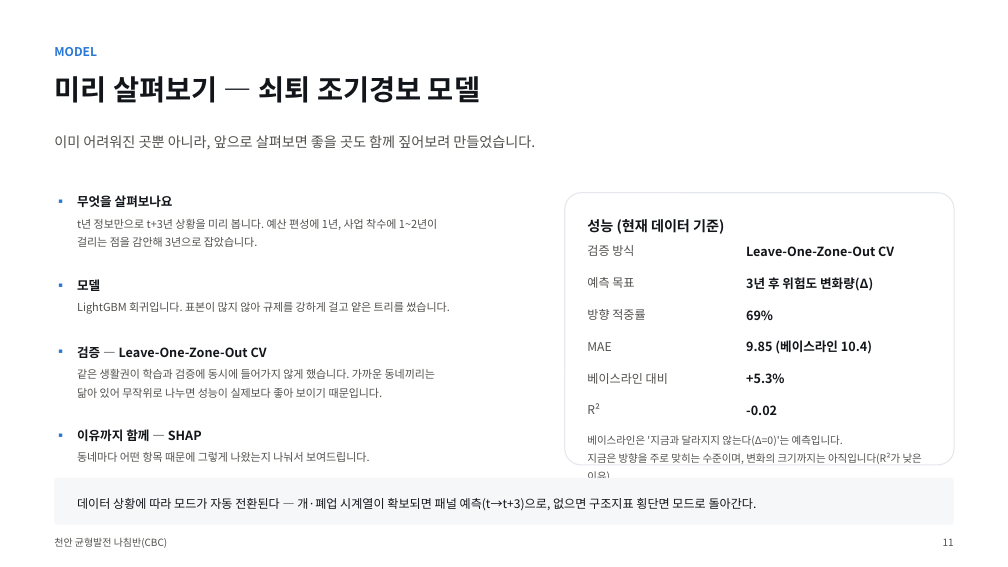
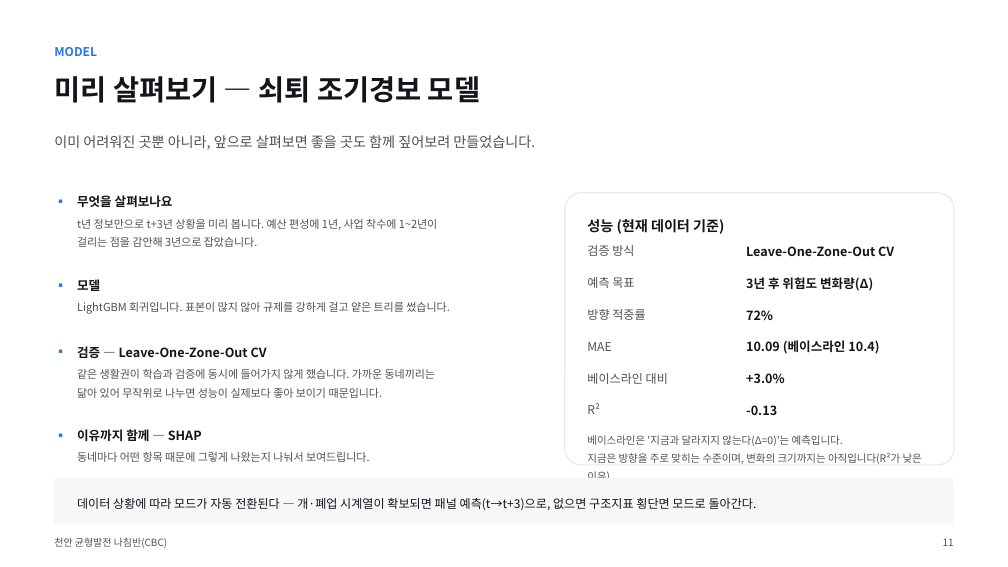
Before and after one commit to BioCode67/2026-AI-, a slide deck: slide 12 of deliverables/기획서_천안균형발전나침반_CBC.pptx. Drawn at 1008x567 pixels with LibreOffice and Linux fonts; fonts in the diff are those of the drawing. Boxes give left, top, right and bottom in pixels: in the first picture for what was removed or moved away, otherwise in the second. Text is boxed around its words. In the diff, an @@ line names an element or a change of style, - is before the commit and + after.

```diff
--- a/deliverables/기획서_천안균형발전나침반_CBC.pptx
+++ b/deliverables/기획서_천안균형발전나침반_CBC.pptx
@@ text at <box>746,310,773,320</box>: text changed @@
-69%
+72%
@@ text at <box>746,340,879,354</box>: text changed @@
-9.85 (베이스라인 10.4)
+10.09 (베이스라인 10.4)
@@ text at <box>746,373,784,383</box>: text changed @@
-+5.3%
++3.0%
@@ text at <box>746,405,777,415</box>: text changed @@
--0.02
+-0.13
```
Also in this commit, not shown: 16 other slides changed, 2 slides added, 1 slide removed, 22 other files.
